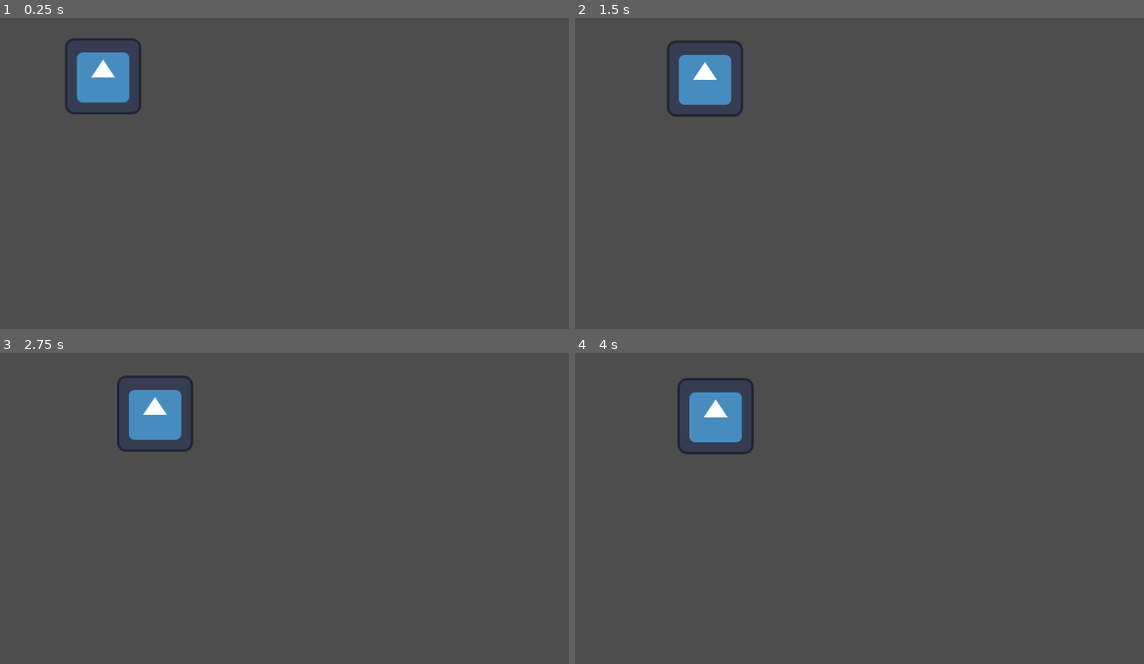
Above: before the commit, frames 1-4 (two rows, left to right).
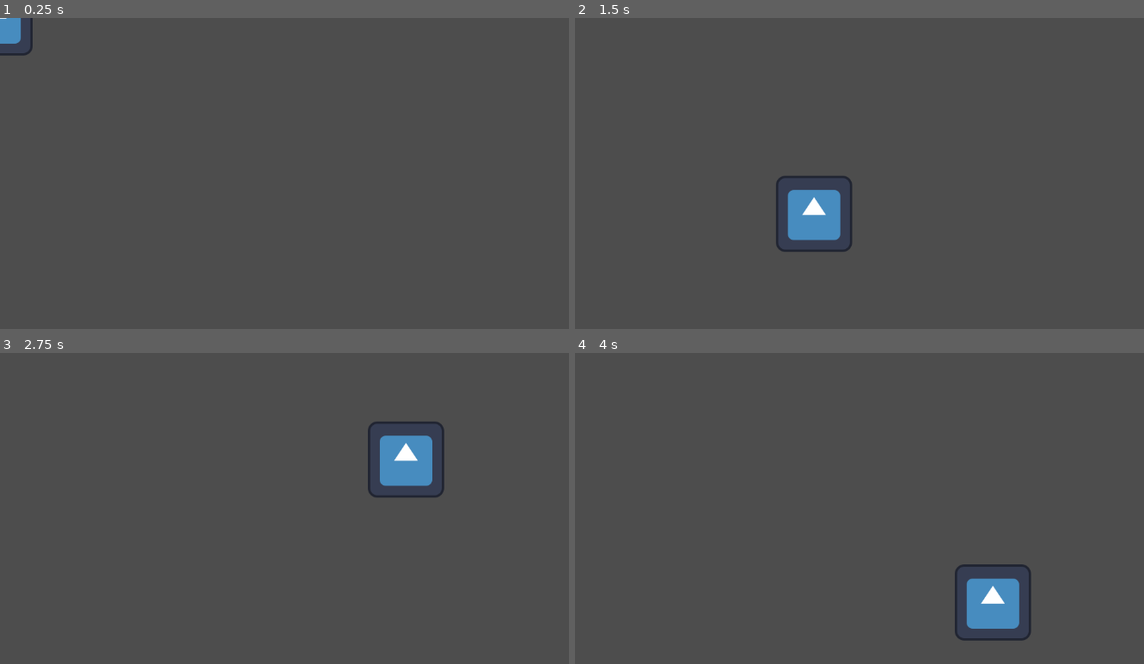
Above: after the commit, the same moments.

Repository: prismaticman/test_4_1
Game: Godot game, scene res://scene/input单例与自定义单例.tscn
Same seed, same stepped clock (60 frames per second), same inputs: the game is played once before the commit and once after it. The project has no main scene, so this scene is started directly. The engine's default icon, where the game draws it, is replaced by a stand-in: a white triangle on a blue panel in a dark square.
Inputs (mouse positions are in pixels of both pictures, inside the frame that each line leads up to):
- Up to frame 1 (0.25 s): no input
- Up to frame 2 (1.5 s): tap Enter at 0.5 s; move the mouse to (1070, 192) at 0.52 s; hold Right (ui_right) 0.53-1.28 s; click (1070, 192) at 0.67 s; move the mouse to (779, 229) at 1.27 s; hold Down (ui_down) from 1.28 s (still down); click (779, 229) at 1.42 s
- Up to frame 3 (2.75 s): tap Space at 2 s; move the mouse to (409, 461) at 2.02 s; release Down (ui_down) at 2.03 s; hold Right (ui_right) from 2.03 s (still down); click (409, 461) at 2.17 s
- Up to frame 4 (4 s): move the mouse to (882, 623) at 2.77 s; release Right (ui_right) at 2.78 s; hold Up (ui_up) 2.78-3.53 s; click (882, 623) at 2.92 s; move the mouse to (1126, 604) at 3.52 s; hold Left (ui_left) from 3.53 s (still down); click (1126, 604) at 3.67 s

The runs differ from the first frame. In frame 1, 2.3% of the frame differs, in the area x 0-25%, y 0-31%; in frame 2, 3.8%, in the area x 16-49%, y 7-76%; in frame 3, 3.8%; in frame 4, 3.8%.

Commit message:
doc[doc]:v1.0

Diff:
--- a/scene/input单例与自定义单例.tscn
+++ b/scene/input单例与自定义单例.tscn
@@ -7,5 +7,5 @@
 script = ExtResource("1_okjqu")
 
 [node name="Icon" type="Sprite2D" parent="."]
-position = Vector2(173, 98)
+position = Vector2(1, -1)
 texture = ExtResource("1_6ng6c")
--- a/sprite/input单例与自定义单例.gd
+++ b/sprite/input单例与自定义单例.gd
@@ -1,4 +1,7 @@
 extends Node2D
+
+var map_position:Vector2
+var icon_speed:int = 10
 
 func _ready():
 	print(arr_and_for.a)
@@ -7,13 +10,37 @@
 
 # Called every frame. 'delta' is the elapsed time since the previous frame.
 func _process(delta):
-	if Input.is_action_pressed("ui_left"):
-		self.position.x -= 1
-	elif Input.is_action_pressed("ui_right"):
-		self.position.x += 1
-	elif Input.get_mouse_button_mask()==MOUSE_BUTTON_LEFT:
-		print(Input.get_last_mouse_velocity())
-		self.position.y += 1
+
+#	if Input.is_action_pressed("ui_left"):
+#		self.position.x -= icon_speed
+#	if Input.is_action_pressed("ui_right"):
+#		self.position.x += icon_speed
+#	if Input.is_action_pressed("ui_down"):
+#		self.position.y += icon_speed
+#	if Input.is_action_pressed("ui_up"):
+#		self.position.y -= icon_speed
+	if map_position.y > $Icon.position.y:
+		$Icon.position.y += icon_speed
+	if map_position.y < $Icon.position.y:
+		$Icon.position.y -= icon_speed
+	if map_position.x > $Icon.position.x:
+		$Icon.position.x += icon_speed
+	if map_position.x < $Icon.position.x:
+		$Icon.position.x -= icon_speed
 	else:
 		return
+
+
 	pass
+
+func _input(event):
+   # Mouse in viewport coordinates.
+	if event is InputEventMouseButton:
+		print(event.position)
+		map_position = event.position
+#		if event.position.x > $Icon.position.x:
+#			$Icon.position.x += 1
+#		elif event.position.x < $Icon.position.x:
+#			$Icon.position.x -= 1
+#		else:
+#			return
